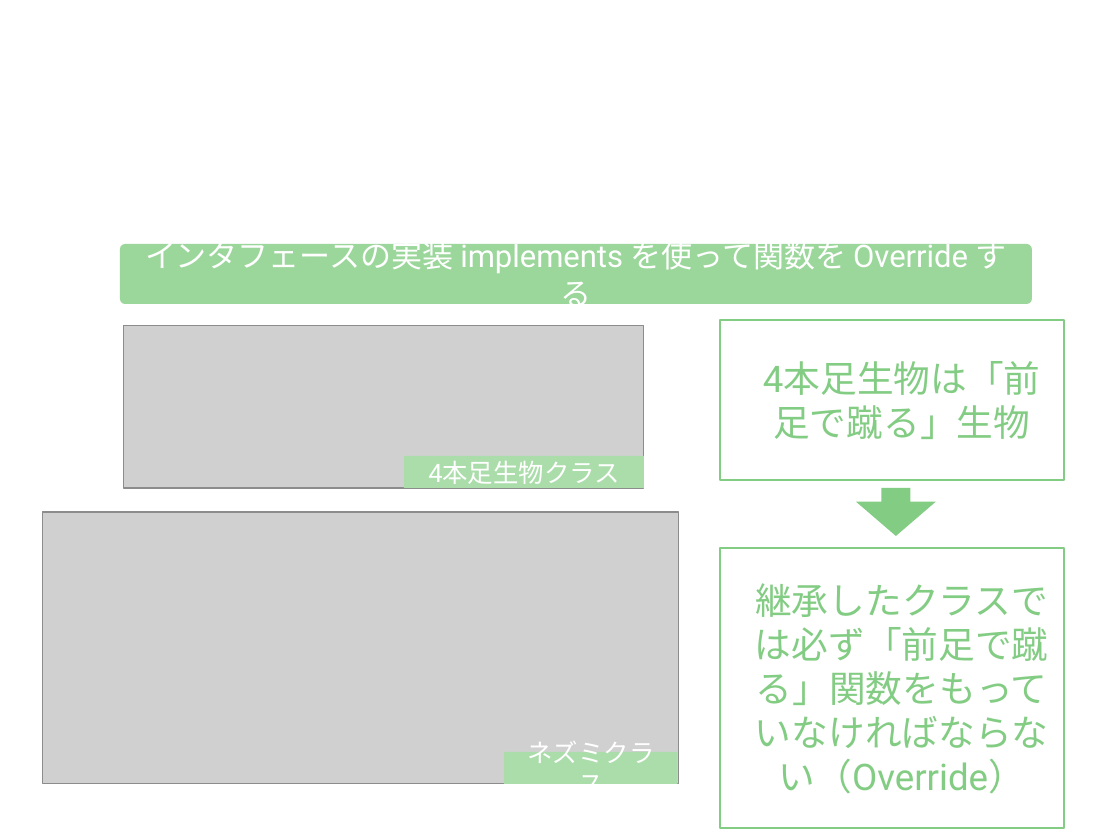
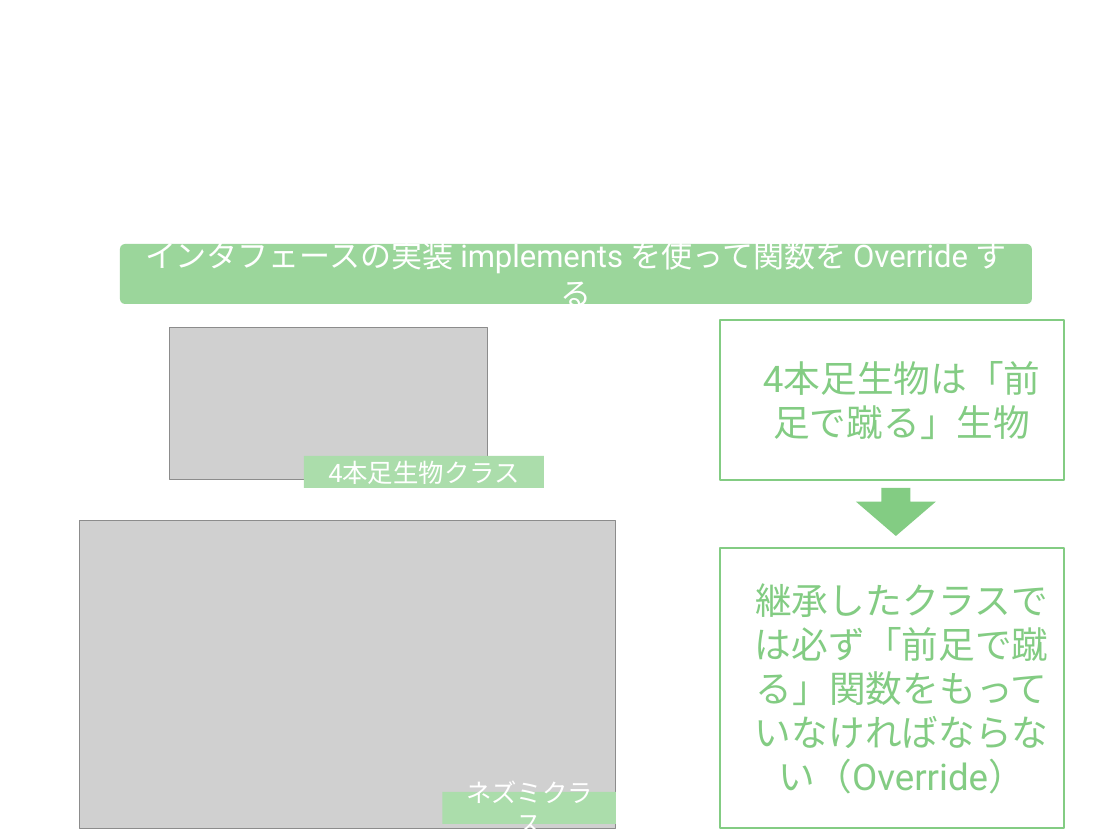
Before and after one commit to gramin-programming/kids-programming-resource, a slide deck: slide 24 of Java の抽象クラス・インタフェース・無名クラスを理解しよう.odp (slide 26 before the commit). Drawn at 1120x840 pixels with LibreOffice and Linux fonts; fonts in the diff are those of the drawing; grey boxes stand for pictures; background and template pictures are left out. Boxes give left, top, right and bottom in pixels: in the first picture for what was removed or moved away, otherwise in the second. Text is boxed around its words. In the diff, an @@ line names an element or a change of style, - is before the commit and + after.

```diff
--- a/Java の抽象クラス・インタフェース・無名クラスを理解しよう.odp
+++ b/Java の抽象クラス・インタフェース・無名クラスを理解しよう.odp
@@ picture: place and size @@
-picture at (124,325,644,488)
+picture at (170,328,488,481)
@@ rectangle "4本足生物クラス": place and size @@
-rectangle "4本足生物クラス" at (405,456,644,488)
+rectangle "4本足生物クラス" at (304,456,544,488)
@@ picture: place and size @@
-picture at (43,512,679,785)
+picture at (80,520,617,828)
@@ rectangle "ネズミクラス": place and size @@
-rectangle "ネズミクラス" at (504,752,678,784)
+rectangle "ネズミクラス" at (443,793,617,824)
```
Also in this commit, not shown: 30 other slides changed, 1 slide added, 1 other file.
